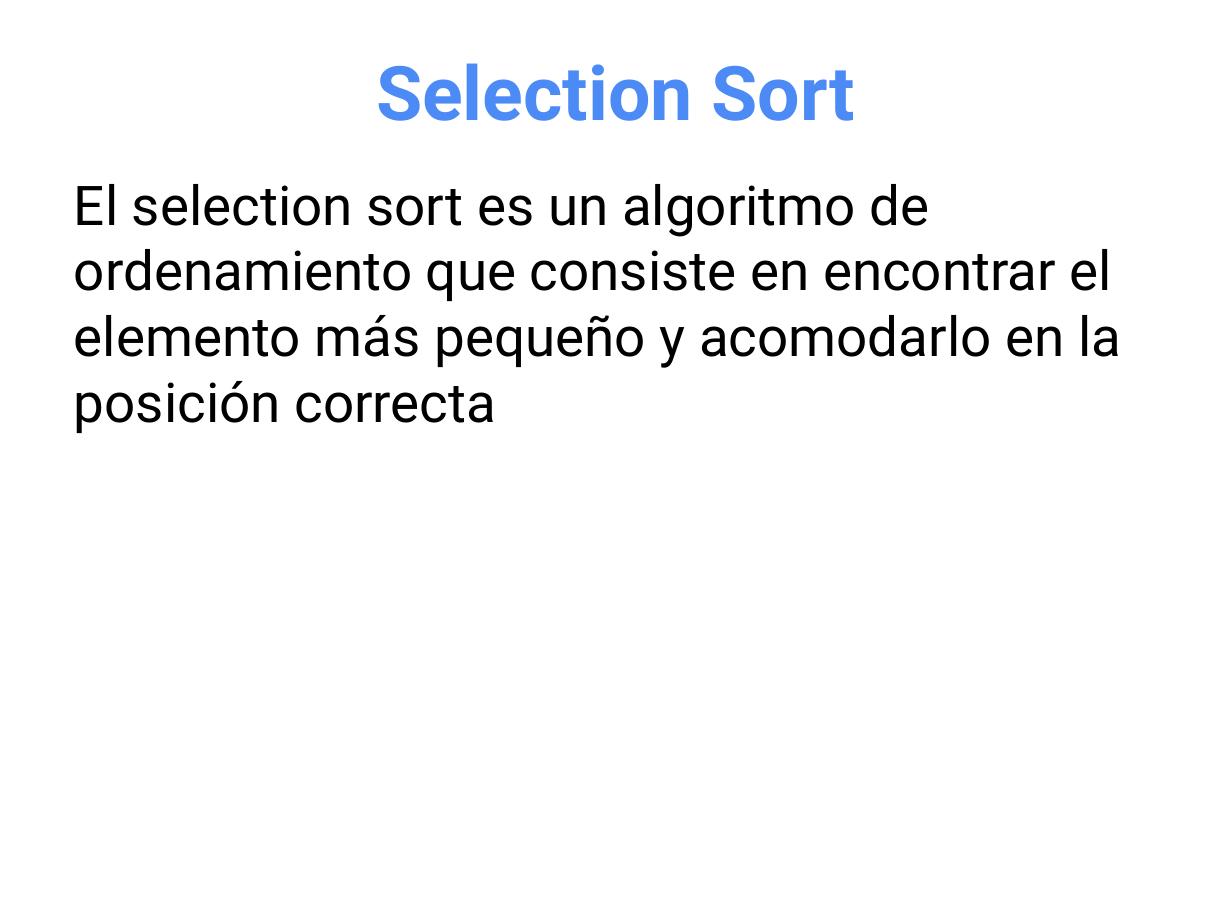
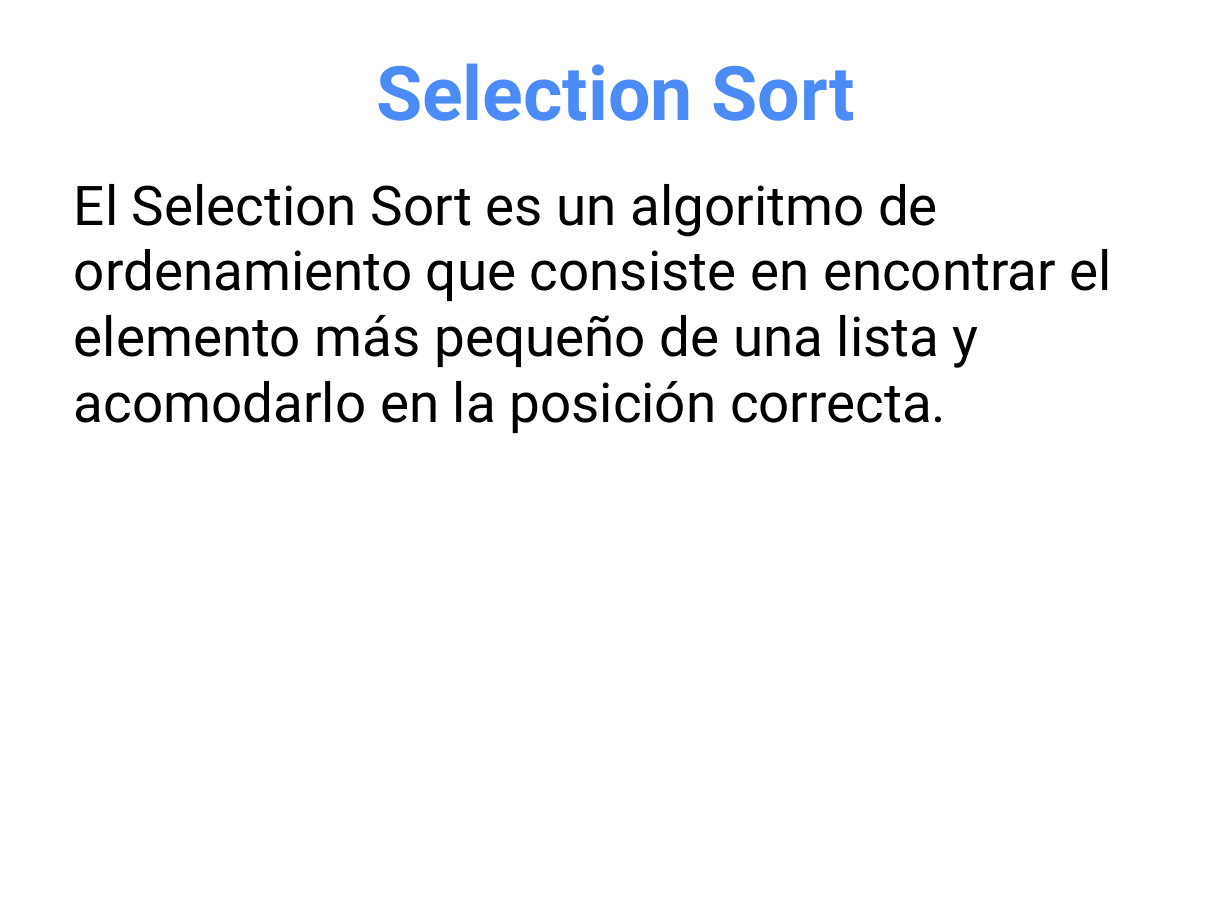
Before and after one commit to OMardil/INFO2, a slide deck: slide 11 of MOD02_Algoritmos_de_ordenamiento_y_busqueda/01 Presentacion/INFO2_MOD2-Ordenamiento_y_Busqueda.pptx. Drawn at 1232x924 pixels with LibreOffice and Linux fonts; fonts in the diff are those of the drawing. Boxes give left, top, right and bottom in pixels: in the first picture for what was removed or moved away, otherwise in the second. Text is boxed around its words. In the diff, an @@ line names an element or a change of style, - is before the commit and + after.

Commit message:
Selection and Bubble Sort

```diff
--- a/MOD02_Algoritmos_de_ordenamiento_y_busqueda/01 Presentacion/INFO2_MOD2-Ordenamiento_y_Busqueda.pptx
+++ b/MOD02_Algoritmos_de_ordenamiento_y_busqueda/01 Presentacion/INFO2_MOD2-Ordenamiento_y_Busqueda.pptx
@@ text at [74,184,1112,433]: text changed @@
-El selection sort es un algoritmo de ordenamiento que consiste en encontrar el elemento más pequeño y acomodarlo en la posición correcta
+El Selection Sort es un algoritmo de ordenamiento que consiste en encontrar el elemento más pequeño de una lista y acomodarlo en la posición correcta.
```
Also in this commit, not shown: 6 other slides changed, 4 slides added, 3 slides removed, 1 other file.
